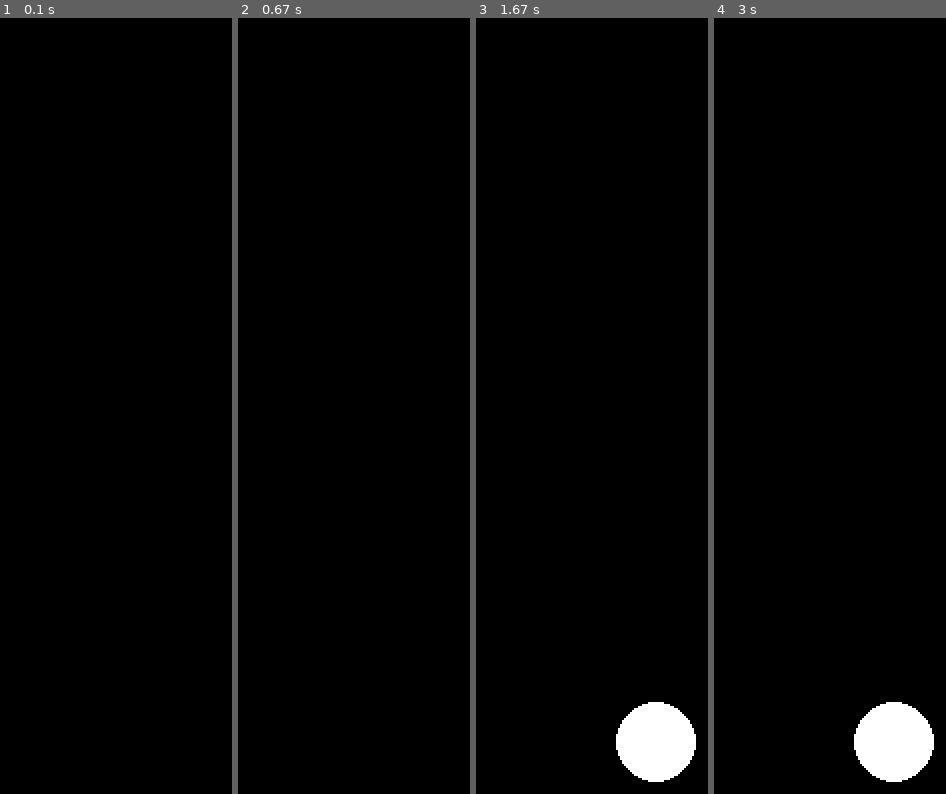
Above: before the commit, frames 1-4 (left to right).
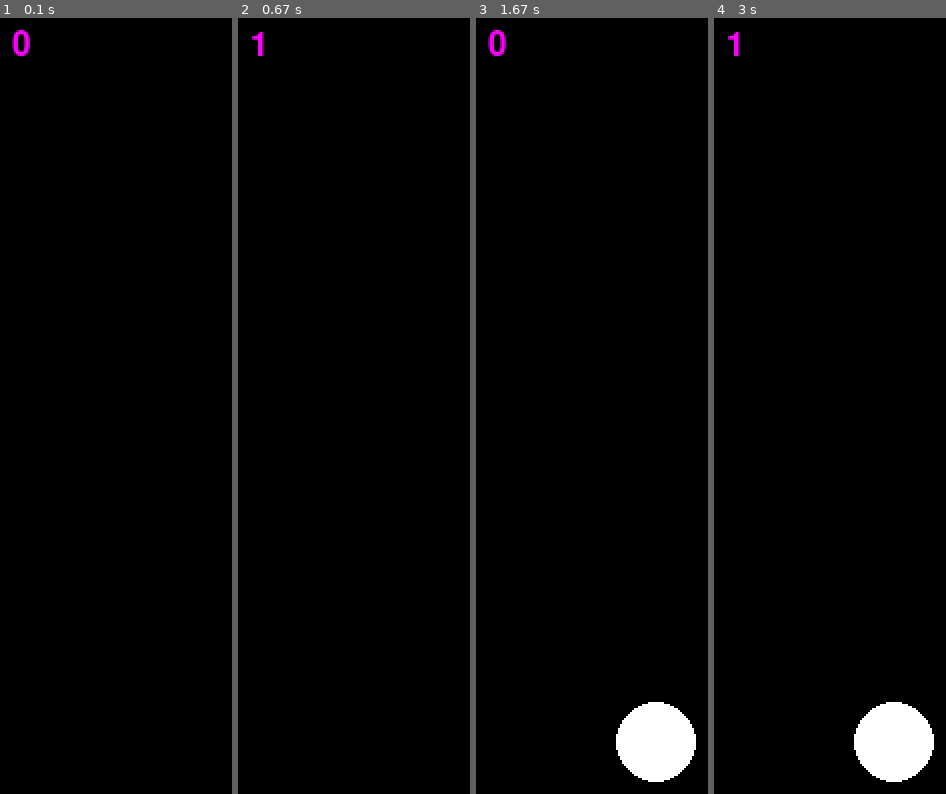
Above: after the commit, the same moments.

Repository: lukemcneil/dfa-game-pygame
Game: pygame game, started from main.py
Same seed, same stepped clock (60 frames per second), same inputs: the game is played once before the commit and once after it.
Inputs (mouse positions are in pixels of both pictures, inside the frame that each line leads up to):
- Up to frame 1 (0.1 s): no input
- Up to frame 2 (0.67 s): tap 1 at 0.33 s
- Up to frame 3 (1.67 s): tap 0 at 0.67 s; click (656, 739) at 1.05 s
- Up to frame 4 (3 s): tap 1 at 2.33 s

The runs differ from the first frame. In frame 1, 0.2% of the frame differs, in the area x 5-13%, y 1-5%; in frame 2, 0.1%; in frame 3, 0.2%; in frame 4, 0.1%.

Commit message:
draw letters

Diff:
--- a/main.py
+++ b/main.py
@@ -20,6 +20,7 @@
 circles = []
 lines = []
 clicked_circle = None
+selected_letter = "0"
 
 def drawCircles(circles):
     for circle in circles:
@@ -55,6 +56,19 @@
     self.letter
 
 
+# pygame.font.init()
+# my_font = pygame.font.SysFont('Comic Sans MS', 30)
+# text_surface = my_font.render('Some Text', False, (0, 0, 0))
+# print(text_surface)
+
+font = pygame.font.SysFont(None, 25)
+
+def show_text( msg, color, position):
+    global canvas
+    text = font.render( msg, True, color)
+    canvas.blit(text, position)
+
+show_text(selected_letter, line_color, [10, 10])
 
 while not exit:
     for event in pygame.event.get():
@@ -78,8 +92,12 @@
                         lines.append([circle_two.position, circle_two.position])
                         pygame.draw.circle(canvas, circle_color, circle_two.position, radius)
                         clicked_circle = None
+                        text_position = [self_arrow_center[0]-radius/3, self_arrow_center[1] - radius/2]
+                        show_text(selected_letter, line_color, text_position)
                         break
                     pygame.draw.line(canvas, line_color, clicked_circle.position, circle_two.position, width=1)
+                    midpoint = [(clicked_circle.position[0] + circle_two.position[0]) / 2, (clicked_circle.position[1] + circle_two.position[1]) / 2]
+                    show_text(selected_letter, line_color, midpoint)
                     lines.append([clicked_circle, circle_two])
                     pygame.draw.circle(canvas, circle_color, clicked_circle.position, radius)
                     pygame.draw.circle(canvas, circle_color, circle_two.position, radius)
@@ -91,5 +109,14 @@
                 clicked_circle = circlePosition(mouse_position)
                 if clicked_circle:
                     pygame.draw.circle(canvas, red, clicked_circle.position, radius)
+        elif event.type == pygame.KEYDOWN:
+            if event.key == pygame.K_0:
+                selected_letter = "0"
+                pygame.draw.rect(canvas, [0, 0, 0], pygame.Rect(0, 0, 30, 30))
+                show_text(selected_letter, line_color, [10, 10])
+            elif event.key == pygame.K_1:
+                selected_letter = "1"
+                pygame.draw.rect(canvas, [0, 0, 0], pygame.Rect(0, 0, 30, 30))
+                show_text(selected_letter, line_color, [10, 10])
 
     pygame.display.update()
